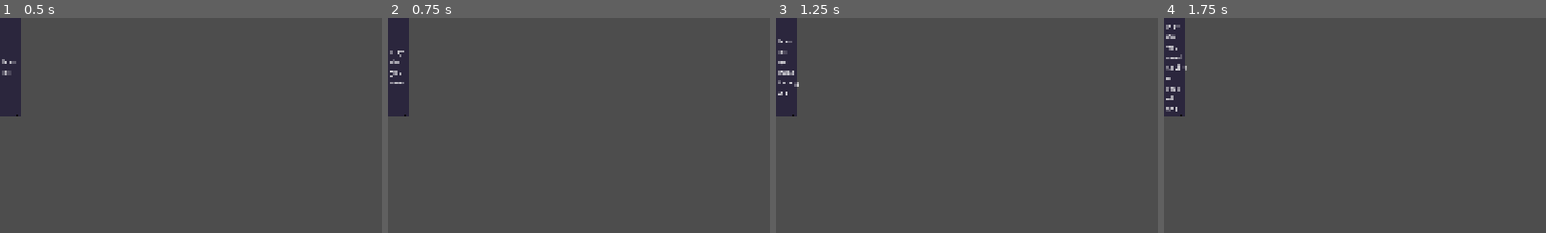
Above: before the commit, frames 1-4 (left to right).
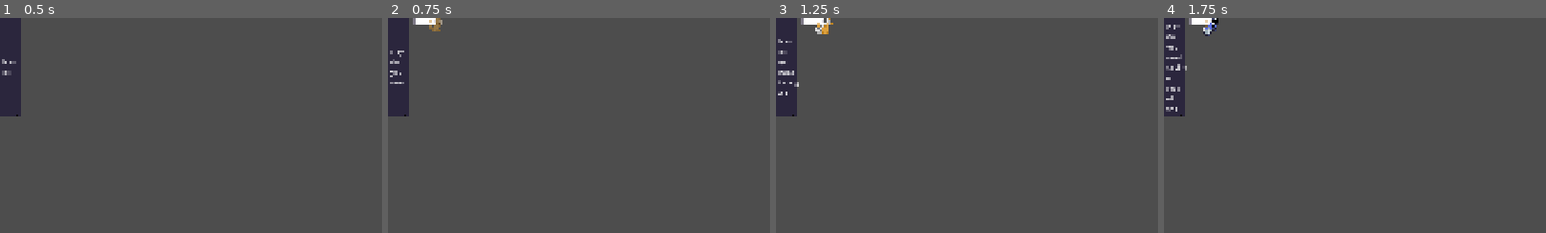
Above: after the commit, the same moments.

Repository: benjamin051000/ruff-night-out
Game: Godot game, scene res://tests/testreaction.tscn
Two runs of this game, one before a commit and one after it. Both use one fixed random seed, a clock stepped at 60 frames per second and the inputs below. This scene is started directly instead of the project's main scene.
Inputs (mouse positions are % of the whole screen's width and height, from its top left):
- Up to frame 1 (0.5 s): no input
- Up to frame 2 (0.75 s): move the mouse to (72, 45) at 0.52 s; click (72, 45) at 0.67 s
- Up to frame 3 (1.25 s): no input
- Up to frame 4 (1.75 s): move the mouse to (30, 55) at 1.27 s; click (30, 55) at 1.42 s
The pictures show only the part of the screen within x 0-50%, y 0-50%; the shares and areas given below are measured in that part.

Frame 1 is identical in both runs. In frame 2, 0.3% of the frame differs, in the area x 6-15%, y 0-7%; in frame 3, 0.4%; in frame 4, 0.4%, in the area x 6-15%, y 0-9%.

Commit message:
reaction check script

Diff:
--- a/src/minigames/reactioncheck.gd
+++ b/src/minigames/reactioncheck.gd
@@ -51,20 +51,39 @@
 		#$SpeechBubble.display(text[i])
 		#i += 1
 
-const bouncer_board = preload("res://assets/px_bouncer_armraise.png")
 
 # function to display corresponding images on bouncer whiteboard
 func assign_to_whiteboard(items:Array):
 	$Whiteboard/TextureRect.texture = items[0]
 	$Whiteboard/TextureRect2.texture = items[1]
 	$Whiteboard/TextureRect3.texture = items[2]
-	# bouncer sprite -> bouncer_board + whiteboard added to scene
+	$Whiteboard/TextureRect.visible = false
+	$Whiteboard/TextureRect2.visible = false
+	$Whiteboard/TextureRect3.visible = false
 
-	# trigger/timer that changes to textrect1/2/3
-	# these display ON TOP of whiteboard
-	# with wait time between each
+func reveal_whiteboard_items() -> void:
+	var rects = [
+		$Whiteboard/TextureRect,
+		$Whiteboard/TextureRect2,
+		$Whiteboard/TextureRect3
+	]
 
-	# whiteboard no longer shown, bouncer spirte lowers arms
+
+	for rect in rects:
+		rect.visible = true
+		if rect.get_node("AnimationPlayer").has_animation("item_pop"):
+			$Whiteboard/TextureRect/AnimationPlayer.play("item_pop")
+		await get_tree().create_timer(0.5).timeout
+
+
+func show_whiteboard_sequence(items:Array) -> void:
+	$"../Bouncer/AnimatedSprite2D".play("arm_raise")
+	await get_tree().create_timer(0.6).timeout
+	assign_to_whiteboard(items)
+	$Whiteboard.visible = true
+	await reveal_whiteboard_items()
+	$"../Bouncer/AnimatedSprite2D".play("idle")
+
 
 func get_guest_responses(items:Array) -> Array:
 	var result = []
@@ -79,8 +98,8 @@
 
 	return result
 
-var like_response = preload("res://assets/px_speechbubble_other.png")
-var dislike_response = preload("res://assets/px_speechbubble_other.png")
+var like_response = preload("res://assets/minigame/heart.png")
+var dislike_response = preload("res://assets/minigame/redx.png")
 
 var actual_responses = {
 	like_response : 0,
@@ -108,18 +127,18 @@
 		rects[i].visible = true
 		await get_tree().create_timer(0.5).timeout
 
-#To Do: - make response sprites
-# - which is shown in a speech bubble above head
+
 func start_reaction_test(dogtype):
+	$Whiteboard.visible = false
 	dogtype = dogtype
 	const SPEECH_BUBBLE = preload("res://src/minigames/speech_bubble.tscn")
 	var bubble = SPEECH_BUBBLE.instantiate()
 	add_child(bubble)
 
+	bubble.display(bouncertext[0])
 	var items = get_random_items(3)
+	show_whiteboard_sequence(items)
 
-	bubble.display(bouncertext[0])
-	assign_to_whiteboard(items)
 	guestresponse = get_guest_responses(items)
 	bubble.bubble_style = bubble.BubbleStyle.GUEST
 
--- a/src/minigames/reactioncheck.tscn
+++ b/src/minigames/reactioncheck.tscn
@@ -3,23 +3,97 @@
 [ext_resource type="Script" uid="uid://cis0ml2otiukc" path="res://src/minigames/reactioncheck.gd" id="1_ukbtu"]
 [ext_resource type="Texture2D" uid="uid://p0q8bmbdn3yo" path="res://assets/px_whiteboard.png" id="2_tkyjx"]
 
+[sub_resource type="Animation" id="Animation_tkyjx"]
+length = 0.001
+tracks/0/type = "value"
+tracks/0/imported = false
+tracks/0/enabled = true
+tracks/0/path = NodePath("Whiteboard/TextureRect:scale")
+tracks/0/interp = 1
+tracks/0/loop_wrap = true
+tracks/0/keys = {
+"times": PackedFloat32Array(0),
+"transitions": PackedFloat32Array(1),
+"update": 0,
+"values": [Vector2(1, 1)]
+}
+tracks/1/type = "value"
+tracks/1/imported = false
+tracks/1/enabled = true
+tracks/1/path = NodePath("Whiteboard/TextureRect:modulate")
+tracks/1/interp = 1
+tracks/1/loop_wrap = true
+tracks/1/keys = {
+"times": PackedFloat32Array(0),
+"transitions": PackedFloat32Array(1),
+"update": 0,
+"values": [Color(1, 1, 1, 1)]
+}
+
+[sub_resource type="Animation" id="Animation_nbpvw"]
+resource_name = "item_pop"
+tracks/0/type = "value"
+tracks/0/imported = false
+tracks/0/enabled = true
+tracks/0/path = NodePath("Whiteboard/TextureRect:scale")
+tracks/0/interp = 1
+tracks/0/loop_wrap = true
+tracks/0/keys = {
+"times": PackedFloat32Array(0.03333333, 0.1, 0.2),
+"transitions": PackedFloat32Array(1, 1, 1),
+"update": 0,
+"values": [Vector2(0.4, 0.4), Vector2(0.8, 0.8), Vector2(1, 1)]
+}
+tracks/1/type = "value"
+tracks/1/imported = false
+tracks/1/enabled = true
+tracks/1/path = NodePath("Whiteboard/TextureRect:modulate")
+tracks/1/interp = 1
+tracks/1/loop_wrap = true
+tracks/1/keys = {
+"times": PackedFloat32Array(0, 0.13333334, 0.2),
+"transitions": PackedFloat32Array(1, 1, 1),
+"update": 0,
+"values": [Color(1, 1, 1, 0), Color(1, 1, 1, 0.49019608), Color(1, 1, 1, 0.98039216)]
+}
+
+[sub_resource type="AnimationLibrary" id="AnimationLibrary_h287y"]
+_data = {
+&"RESET": SubResource("Animation_tkyjx"),
+&"item_pop": SubResource("Animation_nbpvw")
+}
+
 [node name="Reactioncheck" type="Node2D" unique_id=634037674]
 script = ExtResource("1_ukbtu")
 
 [node name="Whiteboard" type="Sprite2D" parent="." unique_id=1188756116]
+position = Vector2(94, -5.25)
+scale = Vector2(1.1666666, 1.2714286)
 texture = ExtResource("2_tkyjx")
 
 [node name="TextureRect" type="TextureRect" parent="Whiteboard" unique_id=64989627]
 offset_right = 40.0
 offset_bottom = 40.0
 
+[node name="AnimationPlayer" type="AnimationPlayer" parent="Whiteboard/TextureRect" unique_id=109680389]
+root_node = NodePath("../../..")
+libraries/ = SubResource("AnimationLibrary_h287y")
+
 [node name="TextureRect2" type="TextureRect" parent="Whiteboard" unique_id=1960108380]
 offset_right = 40.0
 offset_bottom = 40.0
 
+[node name="AnimationPlayer" type="AnimationPlayer" parent="Whiteboard/TextureRect2" unique_id=633191758]
+root_node = NodePath("../../..")
+libraries/ = SubResource("AnimationLibrary_h287y")
+
 [node name="TextureRect3" type="TextureRect" parent="Whiteboard" unique_id=1841418695]
 offset_right = 40.0
 offset_bottom = 40.0
+
+[node name="AnimationPlayer" type="AnimationPlayer" parent="Whiteboard/TextureRect3" unique_id=1356919829]
+root_node = NodePath("../../..")
+libraries/ = SubResource("AnimationLibrary_h287y")
 
 [node name="GuestResp" type="Sprite2D" parent="." unique_id=143666793]
 
--- a/tests/testreaction.gd
+++ b/tests/testreaction.gd
@@ -1,6 +1,7 @@
 extends Node2D
 @onready var guest: Node2D = $Guest
 @onready var reaction: Node2D = $Reactioncheck
+@onready var bouncer: Node2D = $Bouncer
 
 func _ready() -> void:
 	reaction.start_reaction_test(guest.dogtype)
--- a/tests/testreaction.tscn
+++ b/tests/testreaction.tscn
@@ -2,11 +2,14 @@
 
 [ext_resource type="Script" uid="uid://dsefeyheji1tw" path="res://tests/testreaction.gd" id="1_ee365"]
 [ext_resource type="PackedScene" uid="uid://cd0f67f7l6p3e" path="res://src/characters/guest.tscn" id="2_bdkvc"]
+[ext_resource type="PackedScene" uid="uid://bn2xguuklwsab" path="res://src/characters/bouncer.tscn" id="2_nuqrq"]
 [ext_resource type="PackedScene" uid="uid://cth3e56lrund7" path="res://src/minigames/reactioncheck.tscn" id="3_nuqrq"]
 
 [node name="Testreaction" type="Node2D" unique_id=746288486]
 script = ExtResource("1_ee365")
 
+[node name="Bouncer" parent="." unique_id=1387749208 instance=ExtResource("2_nuqrq")]
+
 [node name="Guest" parent="." unique_id=159835390 instance=ExtResource("2_bdkvc")]
 
 [node name="Reactioncheck" parent="." unique_id=634037674 instance=ExtResource("3_nuqrq")]
Binary file added: assets/minigame/heart.png
Not shown, added: assets/minigame/heart.png.import
Binary file added: assets/minigame/redx.png
Not shown, added: assets/minigame/redx.png.import
